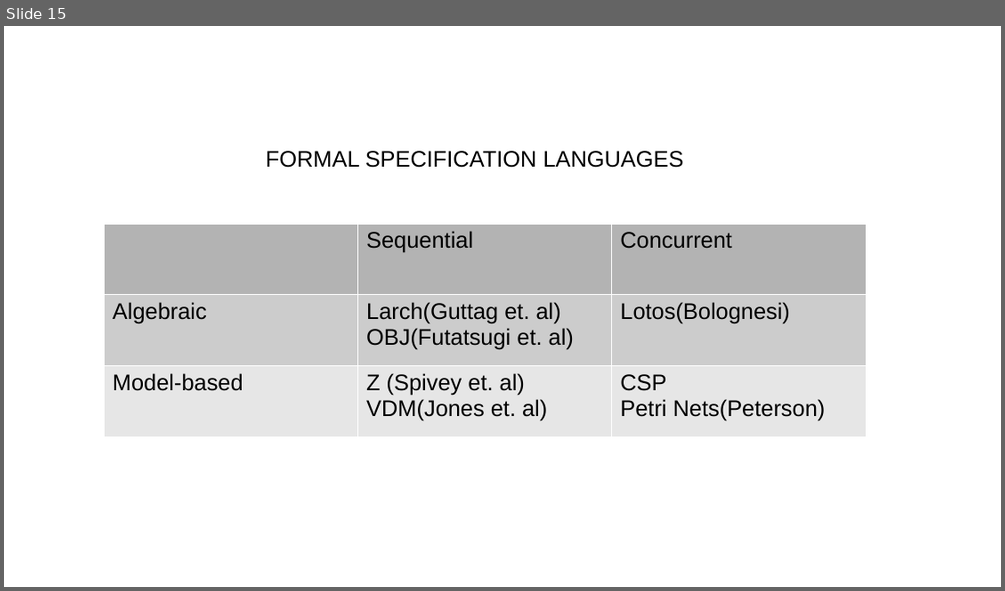
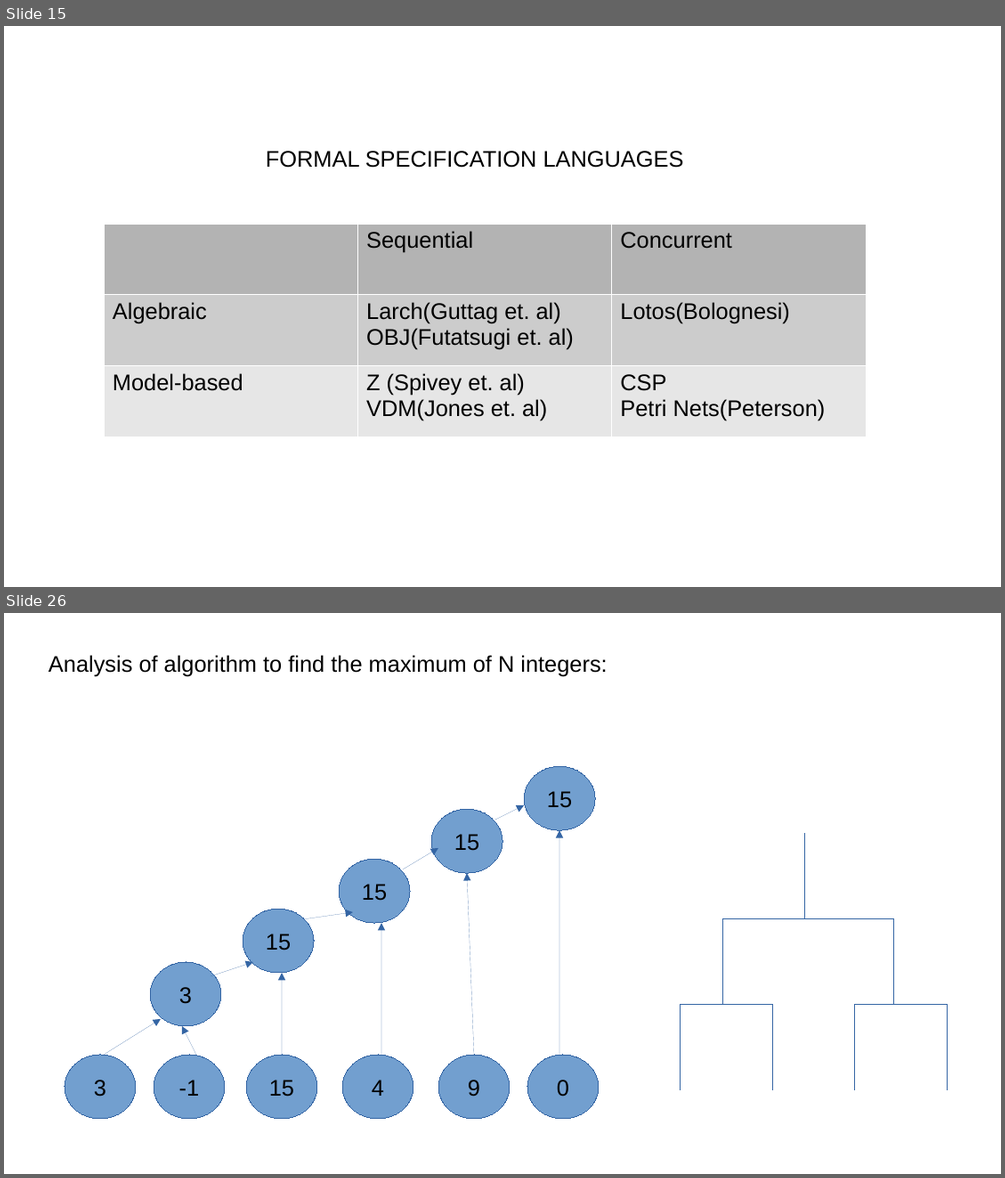
Before and after one commit to rajkumarananthu/workspace, a slide deck: GATE/images/gate_images.pptx. Shown one above the other, each under a label of ours: slide 15 before the commit, slides 15 and 26 after it; the slides between them are not shown. The pictures are 1005x591 and 1005x1178 pixels, drawn with LibreOffice and Linux fonts; fonts in the diff are those of the drawing. Boxes give left, top, right and bottom in pixels: in the first picture for what was removed or moved away, otherwise in the second. Text is boxed around its words. In the diff, an @@ line names an element or a change of style, - is before the commit and + after.

```diff
--- a/GATE/images/gate_images.pptx
+++ b/GATE/images/gate_images.pptx
@@ slide 26 added at bbox=[4, 613, 1001, 1174], background #FFFFFF @@
@@ text added at bbox=[48, 655, 607, 676], 18 pt, text #000000 @@
+Analysis of algorithm to find the maximum of N integers:
@@ ellipse added at bbox=[524, 766, 596, 830], fill #729FCF, outline #3465A4 0.75 pt, 18 pt, text #000000 @@
+15
@@ ellipse added at bbox=[432, 810, 503, 874], fill #729FCF, outline #3465A4 0.75 pt, 18 pt, text #000000 @@
+15
@@ arrow added from (495, 819) to (524, 805), #3465A4 0.75 pt @@
@@ arrow added from (403, 869) to (438, 848), #3465A4 0.75 pt @@
@@ arrow added from (559, 1054) to (559, 830), #3465A4 0.75 pt @@
@@ line added from (805, 834) to (805, 920), #3465A4 0.75 pt @@
@@ ellipse added at bbox=[339, 859, 410, 924], fill #729FCF, outline #3465A4 0.75 pt, 18 pt, text #000000 @@
+15
@@ arrow added from (474, 1054) to (467, 874), #3465A4 0.75 pt @@
@@ ellipse added at bbox=[243, 908, 315, 973], fill #729FCF, outline #3465A4 0.75 pt, 18 pt, text #000000 @@
+15
@@ arrow added from (303, 920) to (353, 912), #3465A4 0.75 pt @@
@@ arrow added from (381, 1054) to (381, 924), #3465A4 0.75 pt @@
@@ line added from (723, 920) to (894, 920), #3465A4 0.75 pt @@
@@ line added from (723, 920) to (723, 1005), #3465A4 0.75 pt @@
@@ line added from (894, 920) to (894, 1005), #3465A4 0.75 pt @@
@@ ellipse added at bbox=[150, 962, 221, 1026], fill #729FCF, outline #3465A4 0.75 pt, 18 pt, text #000000 @@
+3
@@ arrow added from (210, 977) to (254, 962), #3465A4 0.75 pt @@
@@ arrow added from (282, 1054) to (282, 973), #3465A4 0.75 pt @@
@@ line added from (680, 1005) to (773, 1005), #3465A4 0.75 pt @@
@@ line added from (680, 1005) to (680, 1091), #3465A4 0.75 pt @@
@@ line added from (773, 1005) to (773, 1091), #3465A4 0.75 pt @@
@@ line added from (855, 1005) to (947, 1005), #3465A4 0.75 pt @@
@@ line added from (855, 1005) to (855, 1091), #3465A4 0.75 pt @@
@@ line added from (947, 1005) to (947, 1091), #3465A4 0.75 pt @@
@@ arrow added from (104, 1054) to (161, 1019), #3465A4 0.75 pt @@
@@ arrow added from (196, 1054) to (182, 1026), #3465A4 0.75 pt @@
@@ ellipse added at bbox=[65, 1054, 136, 1119], fill #729FCF, outline #3465A4 0.75 pt, 18 pt, text #000000 @@
+3
@@ ellipse added at bbox=[154, 1054, 225, 1119], fill #729FCF, outline #3465A4 0.75 pt, 18 pt, text #000000 @@
+-1
@@ ellipse added at bbox=[246, 1054, 318, 1119], fill #729FCF, outline #3465A4 0.75 pt, 18 pt, text #000000 @@
+15
@@ ellipse added at bbox=[342, 1054, 413, 1119], fill #729FCF, outline #3465A4 0.75 pt, 18 pt, text #000000 @@
+4
@@ ellipse added at bbox=[438, 1054, 510, 1119], fill #729FCF, outline #3465A4 0.75 pt, 18 pt, text #000000 @@
+9
@@ ellipse added at bbox=[527, 1054, 599, 1119], fill #729FCF, outline #3465A4 0.75 pt, 18 pt, text #000000 @@
+0
```
Also in this commit, not shown: 24 slides changed, 2 other slides added, 4 other files.
